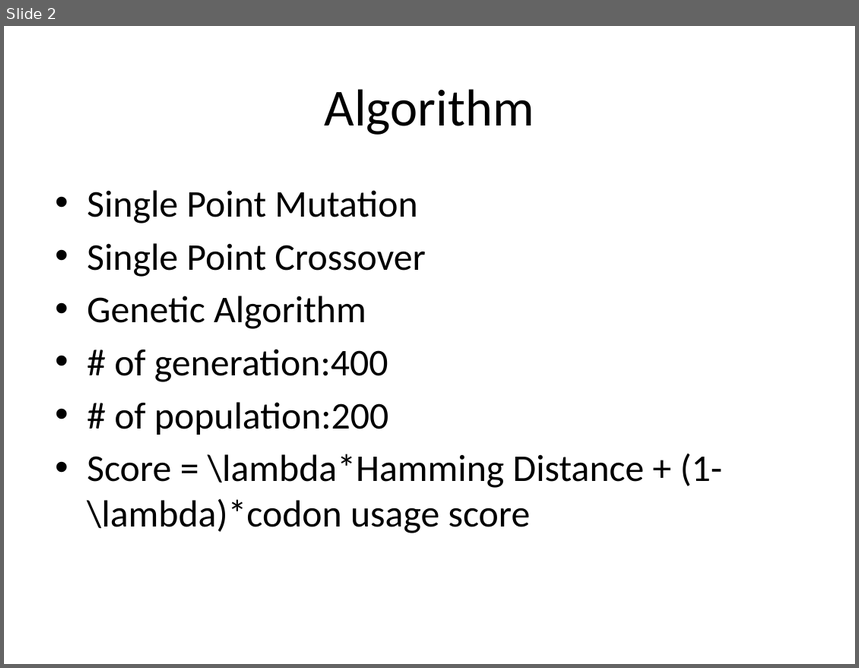
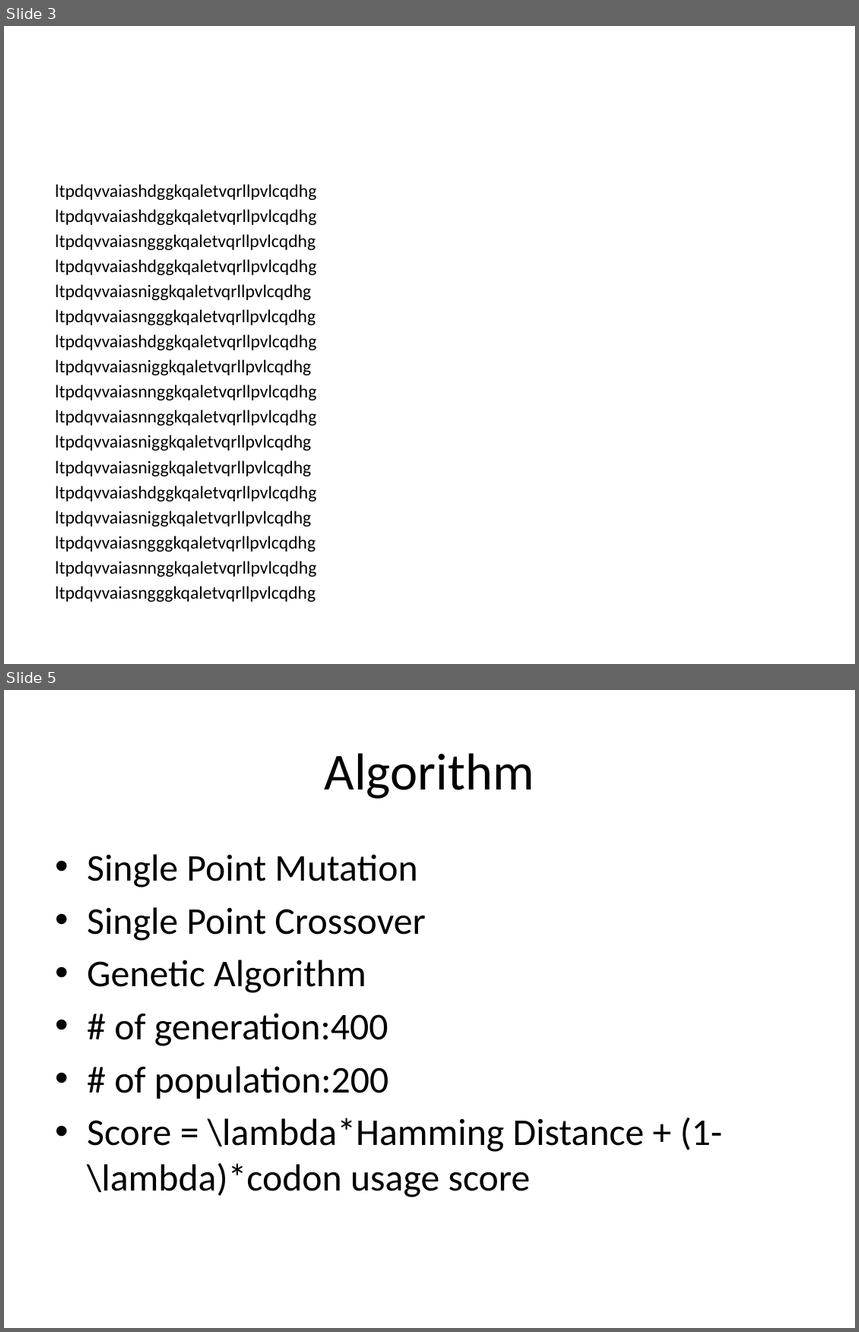
Before and after one commit to fxia22/iGEM, a slide deck: pre.pptx. Shown one above the other, each under a label of ours: slide 2 before the commit, slides 3 and 5 after it; the slides between them are not shown. The pictures are 859x668 and 859x1332 pixels, drawn with LibreOffice and Linux fonts; fonts in the diff are those of the drawing. Boxes give left, top, right and bottom in pixels: in the first picture for what was removed or moved away, otherwise in the second. Text is boxed around its words. In the diff, an @@ line names an element or a change of style, - is before the commit and + after.

Commit message:
add ppt

```diff
--- a/pre.pptx
+++ b/pre.pptx
@@ slide 3 added at (4,26,855,664), background #FFFFFF @@
@@ text added at (55,184,316,602), 15.2 pt, text #000000 @@
+ltpdqvvaiashdggkqaletvqrllpvlcqdhg
+ltpdqvvaiashdggkqaletvqrllpvlcqdhg
+ltpdqvvaiasngggkqaletvqrllpvlcqdhg
+ltpdqvvaiashdggkqaletvqrllpvlcqdhg
+ltpdqvvaiasniggkqaletvqrllpvlcqdhg
+ltpdqvvaiasngggkqaletvqrllpvlcqdhg
+ltpdqvvaiashdggkqaletvqrllpvlcqdhg
+ltpdqvvaiasniggkqaletvqrllpvlcqdhg
+ltpdqvvaiasnnggkqaletvqrllpvlcqdhg
+ltpdqvvaiasnnggkqaletvqrllpvlcqdhg
+ltpdqvvaiasniggkqaletvqrllpvlcqdhg
+ltpdqvvaiasniggkqaletvqrllpvlcqdhg
+ltpdqvvaiashdggkqaletvqrllpvlcqdhg
+ltpdqvvaiasniggkqaletvqrllpvlcqdhg
+ltpdqvvaiasngggkqaletvqrllpvlcqdhg
+ltpdqvvaiasnnggkqaletvqrllpvlcqdhg
+ltpdqvvaiasngggkqaletvqrllpvlcqdhg
@@ what was slide 2 is now slide 5 @@
```
Also in this commit, not shown: 5 other slides added, 1 slide removed.
